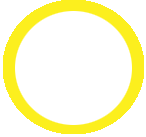
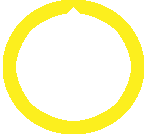
Layer changes from the first 146x137 image to the second:
painted on "Ellipse 1", unmasked it over [15, 7, 132, 125]
